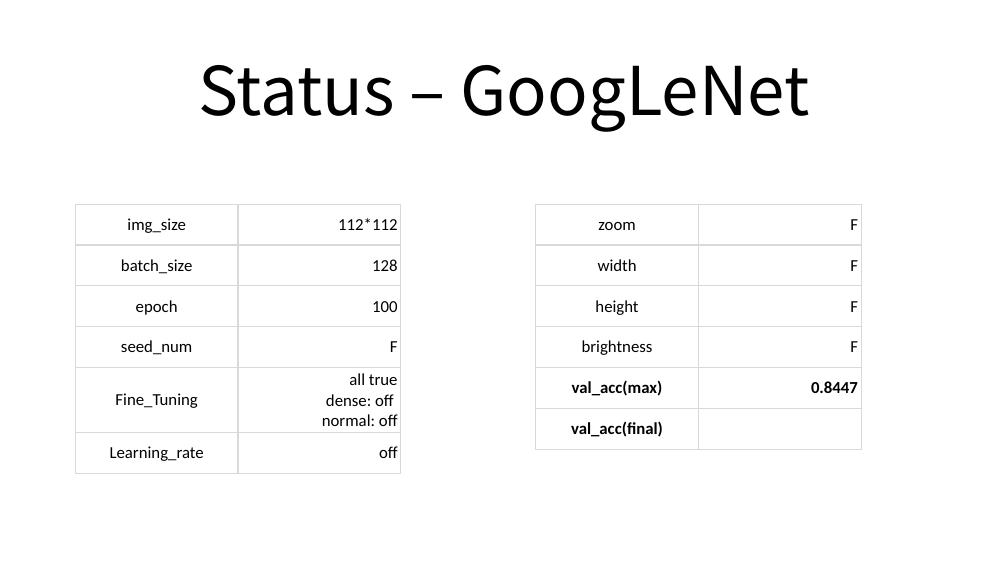
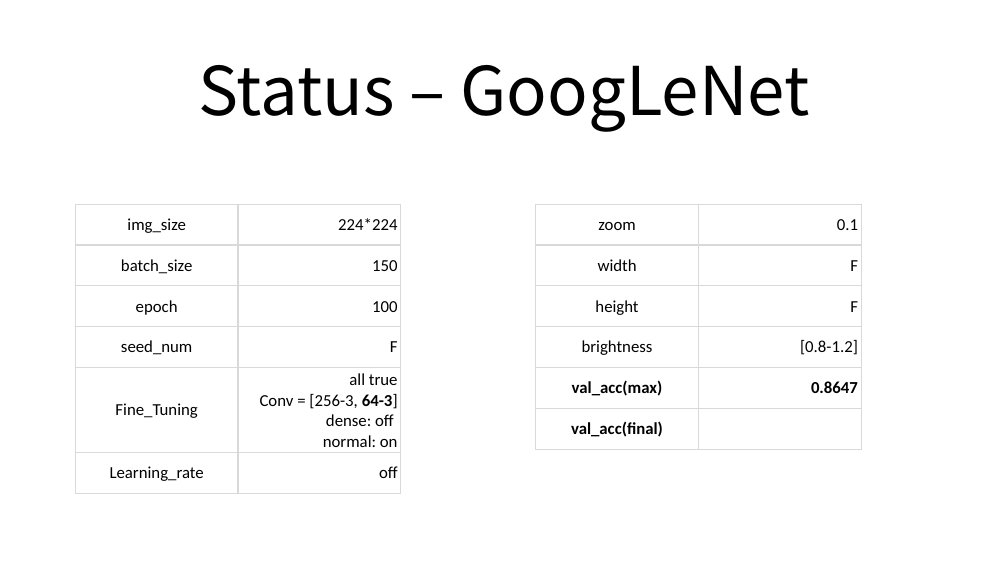
Before and after one commit to sngn-libby/Ai-KEA, a slide deck: slide 5 of doc/day01_프로젝트_진행상황.pptx (slide 6 before the commit). Drawn at 1008x567 pixels with LibreOffice and Linux fonts; fonts in the diff are those of the drawing. Boxes give left, top, right and bottom in pixels: in the first picture for what was removed or moved away, otherwise in the second. Text is boxed around its words. In the diff, an @@ line names an element or a change of style, - is before the commit and + after.

```diff
--- a/doc/day01_프로젝트_진행상황.pptx
+++ b/doc/day01_프로젝트_진행상황.pptx
@@ table at box(76, 205, 400, 494) @@
-row 1, column 2: 112*112
+row 1, column 2: 224*224
-row 2, column 2: 128
+row 2, column 2: 150
-row 5, column 2: all true dense: off normal: off
+row 5, column 2: all true / Conv = [256-3, 64-3] dense: off normal: on
@@ table at box(535, 205, 860, 450) @@
-row 1, column 2: F
+row 1, column 2: 0.1
-row 4, column 2: F
+row 4, column 2: [0.8-1.2]
-row 5, column 2: 0.8447
+row 5, column 2: 0.8647
```
Also in this commit, not shown: 2 other slides changed, 2 slides added, 1 slide removed, 24 other files.
